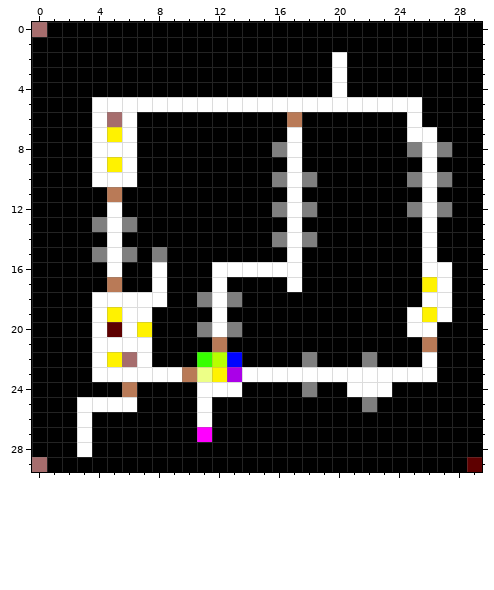
Two versions of one pixel-art sprite, wolf-and-stein-unity-project/Assets/Data/Levels/Resources/1.png. That is the earlier state.
The file is 30x30 pixels.
And afterwards:
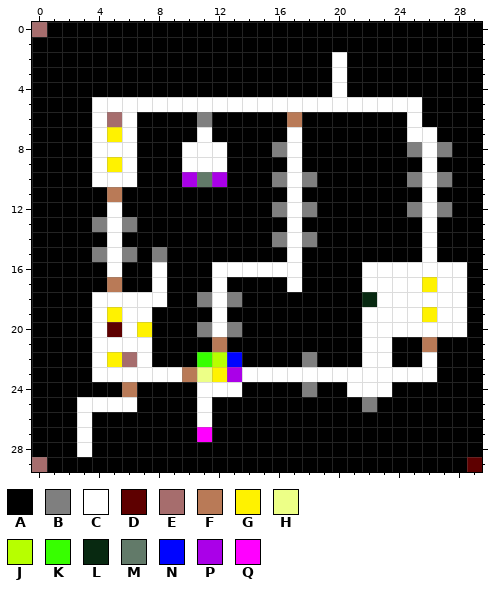
Palette (. is transparent): A #000000  B #7f7f7f  C #ffffff  D #5e0000  E #a66d6d  F #b97a57  G #fff200  H #edff87  J #b7ff00  K #37ff00  L #082911  M #627a69  N #0004ff  P #aa00e8  Q #ff00ff
Change:
@@ x 8..14 @@
  5 CCCCCCC
- 6 AAAAAAA
- 7 AAAAAAA
- 8 AAAAAAA
- 9 AAAAAAA
-10 AAAAAAA
+ 6 AAABAAA
+ 7 AAACAAA
+ 8 AACCCAA
+ 9 AACCCAA
+10 AAPMPAA
 11 AAAAAAA
@@ x 20..29 @@
 15 AAAAAACAAA
-16 AAAAAACCAA
-17 AAAAAAGCAA
-18 AAAAAACCAA
-19 AAAAACGCAA
-20 AAAAACCAAA
-21 AAAAAAFAAA
-22 AABAAACAAA
+16 AACCCCCCCA
+17 AACCCCGCCA
+18 AALCCCCCCA
+19 AACCCCGCCA
+20 AACCCCCCCA
+21 AACCAAFAAA
+22 AACCAACAAA
 23 CCCCCCCAAA
Boxes around the changes in both pictures, in picture pixels (x1, y1, x2, y2):
changed: (182, 112, 227, 187)
changed: (362, 262, 467, 367)
